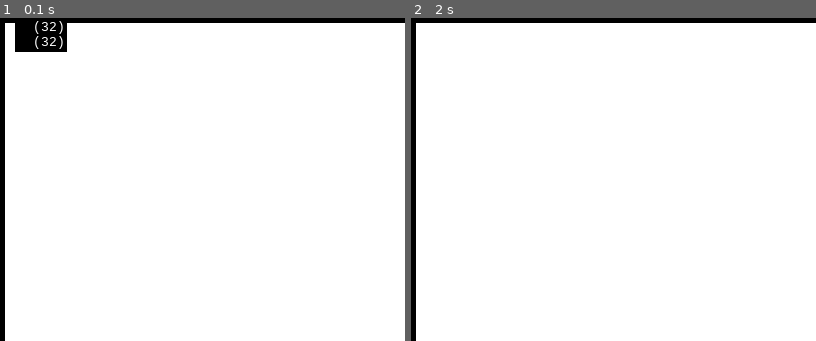
Above: before the commit, frames 1-2 (left to right).
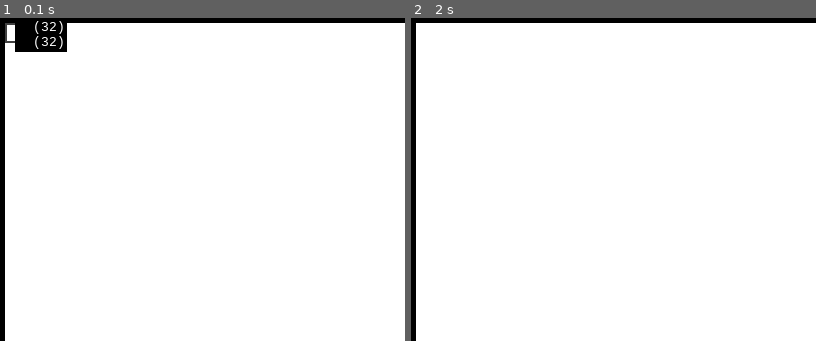
Above: after the commit, the same moments.

Repository: alexcercos/visualCGFunge
Game: pygame game, started from visual_table.py
The game is run twice, just before and just after one commit, with the same random seed, the same clock (stepped at 60 frames per second) and the same inputs.
Inputs (mouse positions are % of the whole screen's width and height, from its top left):
- Up to frame 1 (0.1 s): no input
- Up to frame 2 (2 s): hold Right 0.33-0.8 s; tap 1 at 0.88 s; click (44, 97) at 1.82 s
The pictures show only the part of the screen within x 0-50%, y 0-50%; the shares and areas given below are measured in that part.

The runs differ from the first frame. In frame 1, less than 0.1% of the frame differs, in the area x 1-4%, y 1-8%; in frame 2, nothing differs.

Commit message:
Render hover cell

Diff:
--- a/visual_table.py
+++ b/visual_table.py
@@ -228,6 +228,7 @@
             button_rect = button_text.get_rect(center=self.button_boxes[i].center)
             self.screen.blit(button_text, button_rect)
 
+        self.render_hover_cell()
         self.render_highlight_cell()
 
         self.render_tooltip()
@@ -384,6 +385,12 @@
             return
         x,y = self.active_cell
         self.draw_empty_square((0,0,255), 2, self.cell_size, x*self.cell_size, y*self.cell_size)
+
+    def render_hover_cell(self):
+        if self.hover_col==None or self.hover_row==None:
+            return
+        x,y = self.hover_col,self.hover_row
+        self.draw_empty_square((64,64,64), 2, self.cell_size, x*self.cell_size, y*self.cell_size)
 
     def add_undo_state(self):
         self.undo_index = (self.undo_index+1)%self.UNDO_STACK_SIZE
